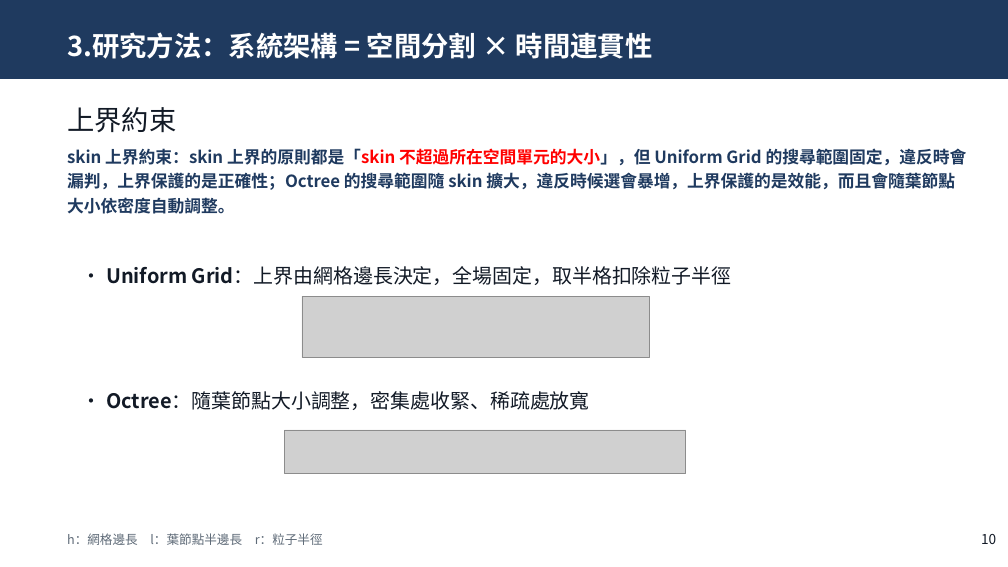
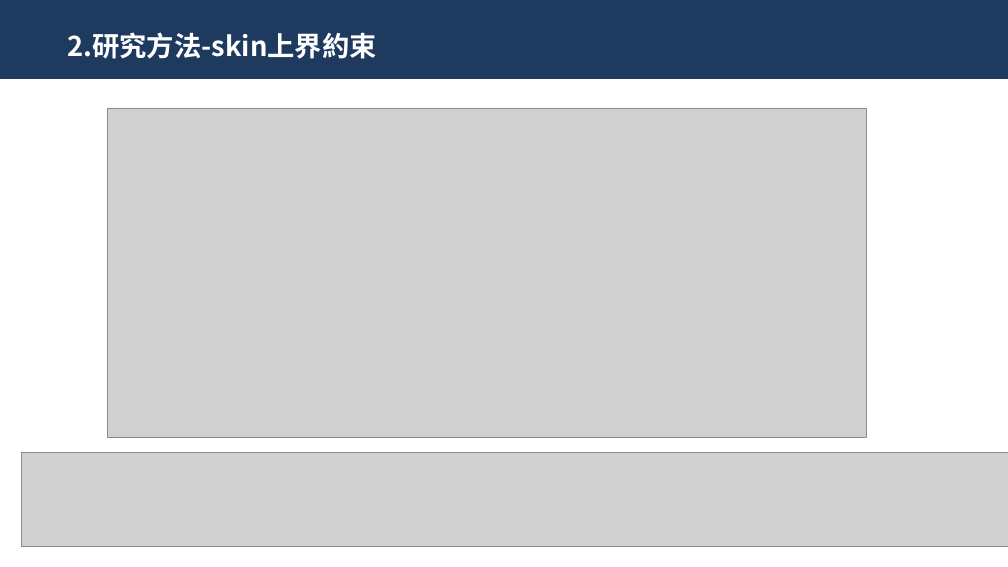
Before and after one commit to JasonYangCKSH/nbody_initial_project, a slide deck: slide 9 of 專題競賽/2. 口頭簡報/專題成果簡報.pptx (slide 10 before the commit). Drawn at 1008x567 pixels with LibreOffice and Linux fonts; fonts in the diff are those of the drawing; grey boxes stand for pictures. Boxes give left, top, right and bottom in pixels: in the first picture for what was removed or moved away, otherwise in the second. Text is boxed around its words. In the diff, an @@ line names an element or a change of style, - is before the commit and + after.

```diff
--- a/專題競賽/2. 口頭簡報/專題成果簡報.pptx
+++ b/專題競賽/2. 口頭簡報/專題成果簡報.pptx
@@ title at [67, 32, 377, 59]: text changed @@
-3.研究方法：系統架構 = 空間分割 × 時間連貫性
+2.研究方法-skin上界約束
@@ title removed at [67, 107, 176, 132] @@
-上界約束
@@ picture added at [107, 108, 867, 437] @@
@@ text removed at [67, 148, 967, 214] @@
-skin 上界約束：skin 上界的原則都是「skin 不超過所在空間單元的大小」，但 Uniform Grid 的搜尋範圍固定，違反時會漏判，上界保護的是正確性；Octree 的搜尋範圍隨 skin 擴大，違反時候選會暴增，上界保護的是效能，而且會隨葉節點大小依密度自動調整。
@@ text removed at [106, 266, 732, 285] @@
-• Uniform Grid：上界由網格邊長決定，全場固定，取半格扣除粒子半徑
@@ picture removed at [302, 296, 650, 358] @@
@@ text removed at [106, 391, 590, 410] @@
-• Octree：隨葉節點大小調整，密集處收緊、稀疏處放寬
@@ picture removed at [284, 430, 686, 474] @@
@@ picture added at [22, 452, 1008, 547] @@
@@ text removed at [67, 533, 323, 545] @@
-h：網格邊長 l：葉節點半邊長 r：粒子半徑
@@ page number at [989, 546, 997, 549]: text changed @@
-10
+9
```
Also in this commit, not shown: 11 other slides changed, 2 slides added, 5 slides removed.
